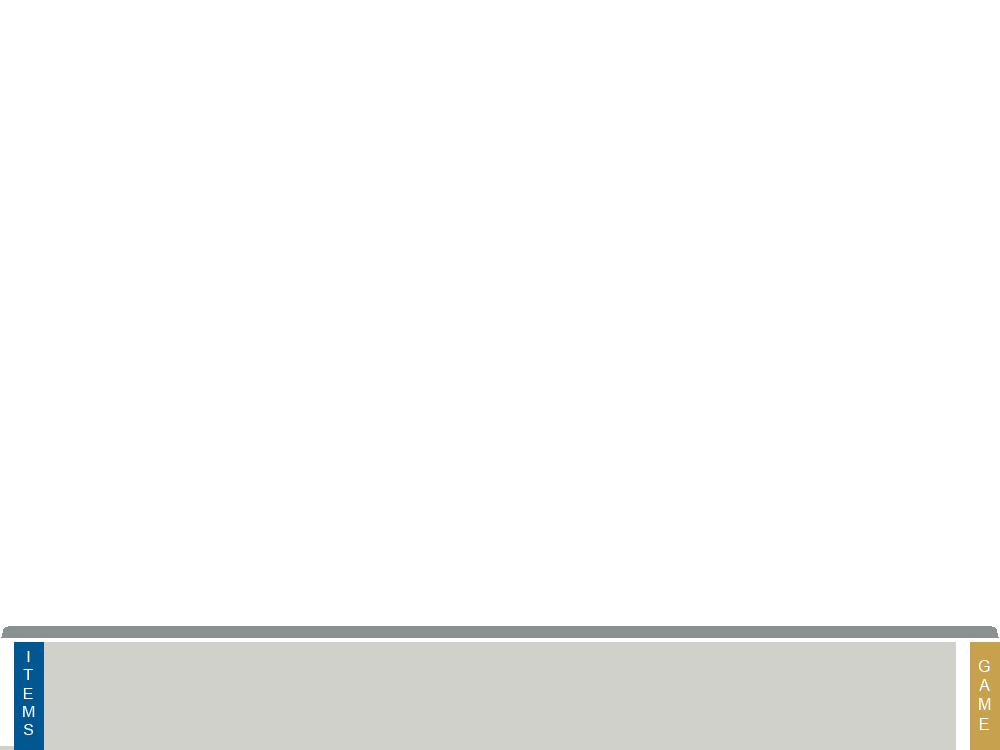
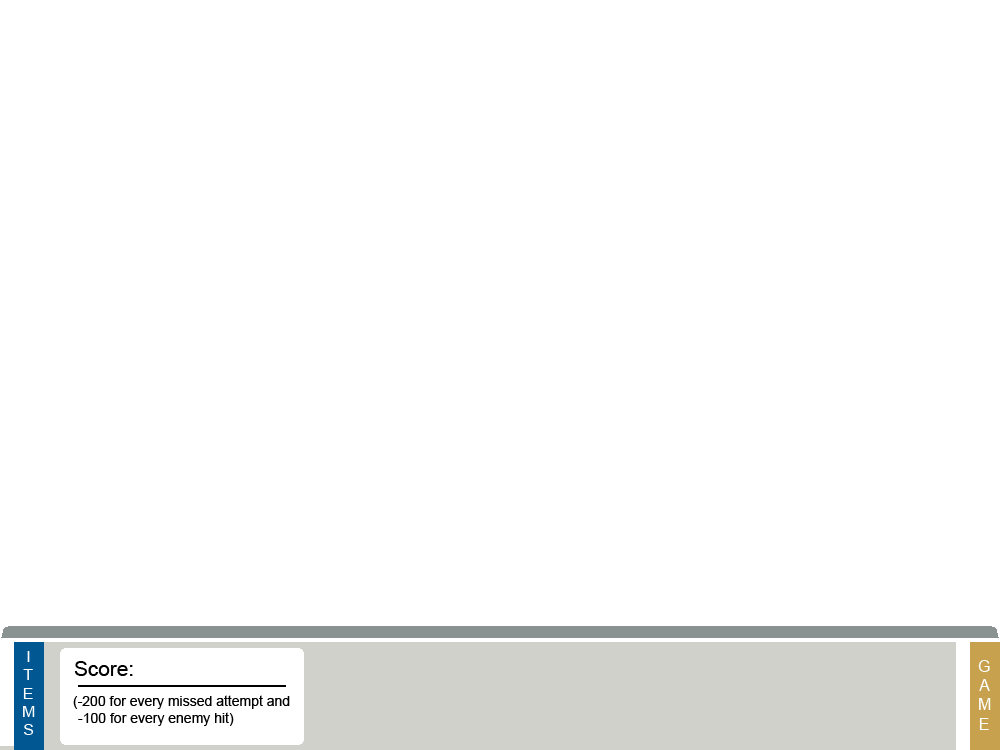
Layers edited between the first and the second 1000x750 image:
added layer "(-200 for every missed attempt and -100 for every enemy hit)" above "Score:" over [left=73, top=695, right=290, bottom=726]
added layer "Score:" above "ScoreBox" over [left=74, top=661, right=133, bottom=676]
added layer "ScoreBox" above "G A M E" over [left=60, top=648, right=304, bottom=745]
